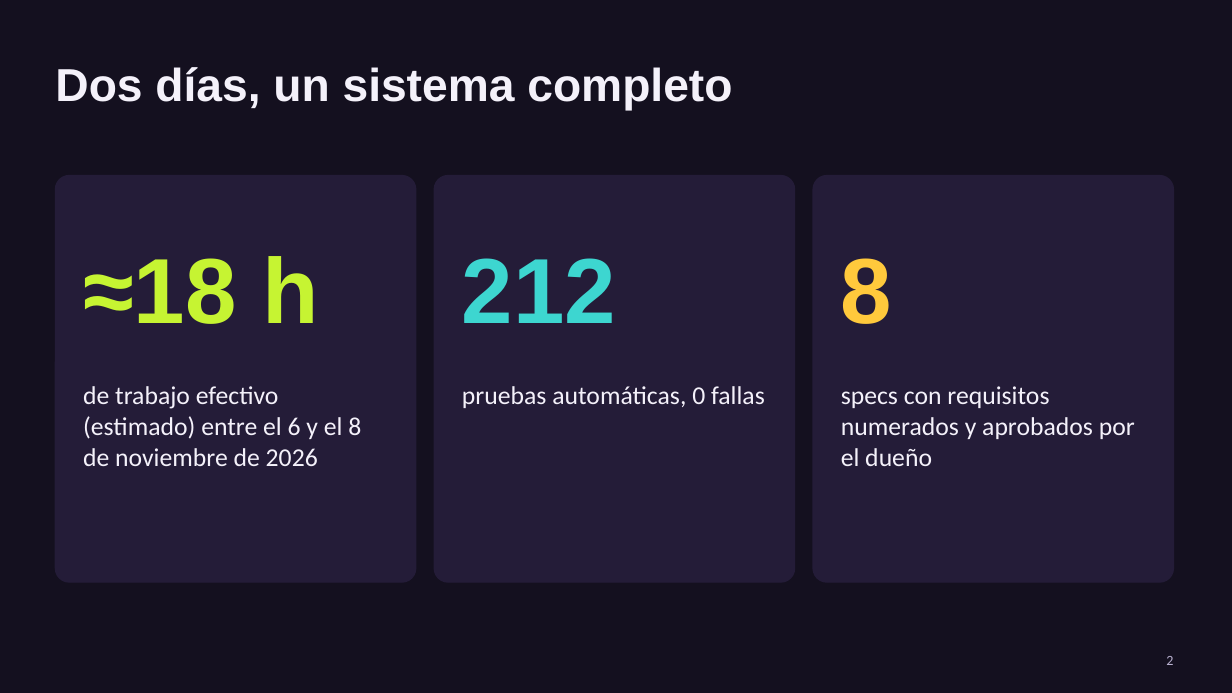
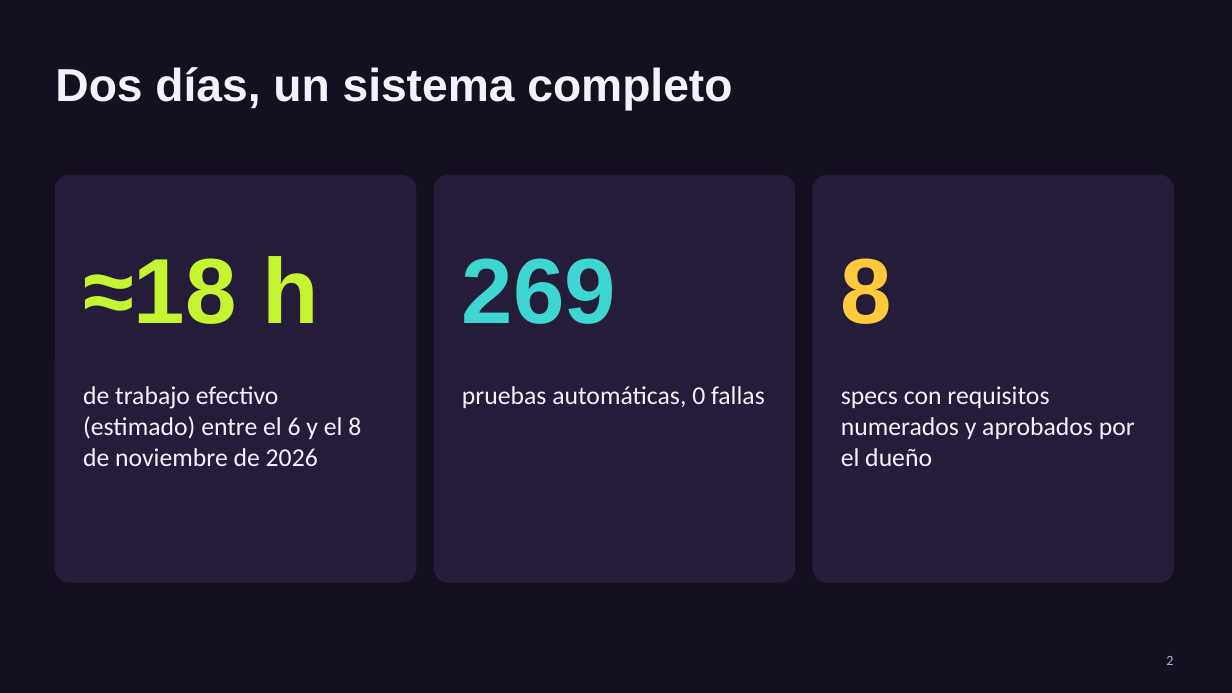
Before and after one commit to bolivianotech/garagesales, a slide deck: slide 2 of docs/presentations/GarageSales-taller-fin-de-semana.pptx. Drawn at 1232x693 pixels with LibreOffice and Linux fonts; fonts in the diff are those of the drawing. Boxes give left, top, right and bottom in pixels: in the first picture for what was removed or moved away, otherwise in the second. Text is boxed around its words. In the diff, an @@ line names an element or a change of style, - is before the commit and + after.

```diff
--- a/docs/presentations/GarageSales-taller-fin-de-semana.pptx
+++ b/docs/presentations/GarageSales-taller-fin-de-semana.pptx
@@ text at bbox=[462, 258, 616, 324]: text changed @@
-212
+269
```
Also in this commit, not shown: 2 other slides changed, 3 slides added, 20 other files.
